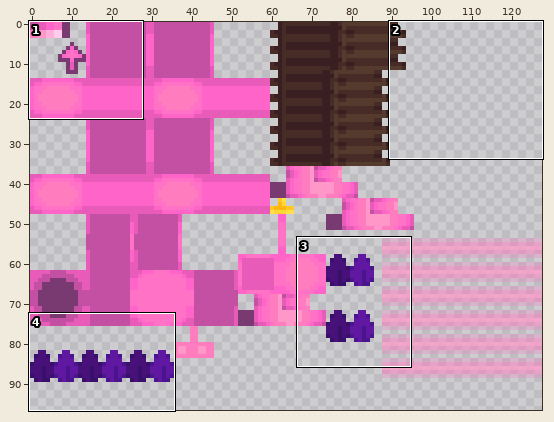
File history of a sprite sheet, src/main/resources/assets/awt/textures/exterior/onion/pink.png. Above, an overview of the earlier version with the close-up marked.
Close-up. Before the edit:
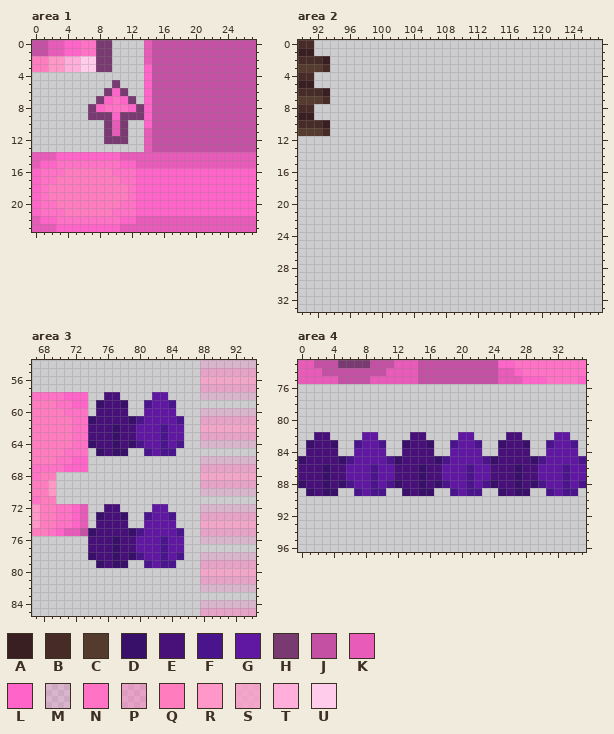
The file is 128x128 pixels. Shown: area 1: x 0..27, y 0..23; area 2: x 90..127, y 0..33; area 3: x 67..94, y 54..85; area 4: x 0..35, y 73..96. The wide view leaves out empty margins.
Palette (. is transparent): A #391f21  B #472b26  C #543b2e  D #380f69  E #48117a  F #4a148c  G #6017a2  H #793a71  J #c450a4  K #e95bb8  L #ff64c9  M #ff6dc23f  N #ff72c6  P #ff78bd7f  Q #ff7dbe  R #ff97c9  S #ff9ac8bf  T #ffafd9  U #ffccec
Pixels before, area 1, first column x 0:
 0 JJKKLLNNHH....KJJJJJJJJJJJJJ
 1 JJKKLLNNHH....KJJJJJJJJJJJJJ
 2 QQRRTTUUHH....KJJJJJJJJJJJJJ
 3 QQRRTTUUHH....LJJJJJJJJJJJJJ
 4 ..............LJJJJJJJJJJJJJ
 5 ..........H...LJJJJJJJJJJJJJ
 6 .........HLH..LJJJJJJJJJJJJJ
 7 ........HLNLH.LJJJJJJJJJJJJJ
 8 .......HLNNNLHLJJJJJJJJJJJJJ
 9 .......HHHLHHHLJJJJJJJJJJJJJ
10 .........HKH..LJJJJJJJJJJJJJ
11 .........HKH..KJJJJJJJJJJJJJ
12 .........HHH..KJJJJJJJJJJJJJ
13 ..............KJJJJJJJJJJJJJ
14 KKKLLLLLLLLKKKKKKKKKKKKKKKKK
15 KLLNNNNNNNNLLKKKKKKKKKKKKKKK
16 LNNNQQQQQQNNNLLLLLLLLLLLLLLL
17 LNNQQQQQQQQNNLLLLLLLLLLLLLLL
18 LNQQQQQQQQQQNLLLLLLLLLLLLLLL
19 LNQQQQQQQQQQNLLLLLLLLLLLLLLL
20 LNNQQQQQQQQNNLLLLLLLLLLLLLLL
21 LNNNQQQQQQNNNLLLLLLLLLLLLLLL
22 KLLNNNNNNNNLLKKKKKKKKKKKKKKK
23 KKKLLLLLLLLKKKKKKKKKKKKKKKKK
Pixels before, area 2, first column x 90:
 0 BB..
 1 AA..
 2 BBBA
 3 CCCB
 4 BB..
 5 AA..
 6 BBBA
 7 CCCB
 8 BB..
 9 AA..
10 BBBA
11 CCCB
Pixels before, area 3, first column x 67:
54 .....................MMMMMMM
55 .....................PPPPPPP
56 .....................SSSSSSS
57 .....................PPPPPPP
58 NNNNLLL..EE....GG....MMMMMMM
59 QQQNNLL.DEED..FGGF..........
60 QQQQNNN.EEEE..GGGG...MMMMMMM
61 QQQQQNNDEEEEDFGGGGF..PPPPPPP
62 QQQQQNNEEEDEEGGGFGG..SSSSSSS
63 QQQQQNNEEEDEEGGGFGG..PPPPPPP
64 QQQQQNNDEEDEDFGGFGF..MMMMMMM
65 QQQQNNN.DEDD..FGFF..........
66 QQQNNLL..............MMMMMMM
67 NNNNLLL..............PPPPPPP
68 NQQ..................SSSSSSS
69 QQR..................PPPPPPP
70 QQR..................MMMMMMM
71 NQQ.........................
72 RQQNNLK..EE....GG....MMMMMMM
73 RQQNNLK.DEED..FGGF...PPPPPPP
74 RQQNNLK.EEEE..GGGG...SSSSSSS
75 QQNLKKJDEEEEDFGGGGF..PPPPPPP
76 .......EEEDEEGGGFGG..MMMMMMM
77 .......EEEDEEGGGFGG.........
78 .......DEEDEDFGGFGF..MMMMMMM
79 ........DEDD..FGFF...PPPPPPP
80 .....................SSSSSSS
81 .....................PPPPPPP
82 .....................MMMMMMM
83 ............................
84 .....................MMMMMMM
85 .....................PPPPPPP
Pixels before, area 4, first column x 0:
73 KKJJJHHHHJJJKKKJJJJJJJJJJLLNNNNNNNNN
74 KKKJJJJJJJJKKKKJJJJJJJJJJKKLNNNNNNNN
75 KKKKKJJJJKKKKKKJJJJJJJJJJKKKLLLNNNNL
76 ....................................
77 ....................................
78 ....................................
79 ....................................
80 ....................................
81 ....................................
82 ..EE....GG....EE....GG....EE....GG..
83 .DEED..FGGF..DEED..FGGF..DEED..FGGF.
84 .EEEE..GGGG..EEEE..GGGG..EEEE..GGGG.
85 DEEEEDFGGGGFDEEEEDFGGGGFDEEEEDFGGGGF
86 EEEDEEGGGFGGEEEDEEGGGFGGEEEDEEGGGFGG
87 EEEDEEGGGFGGEEEDEEGGGFGGEEEDEEGGGFGG
88 DEEDEDFGGFGFDEEDEDFGGFGFDEEDEDFGGFGF
89 .DEDD..FGFF..DEDD..FGFF..DEDD..FGFF.
The result:
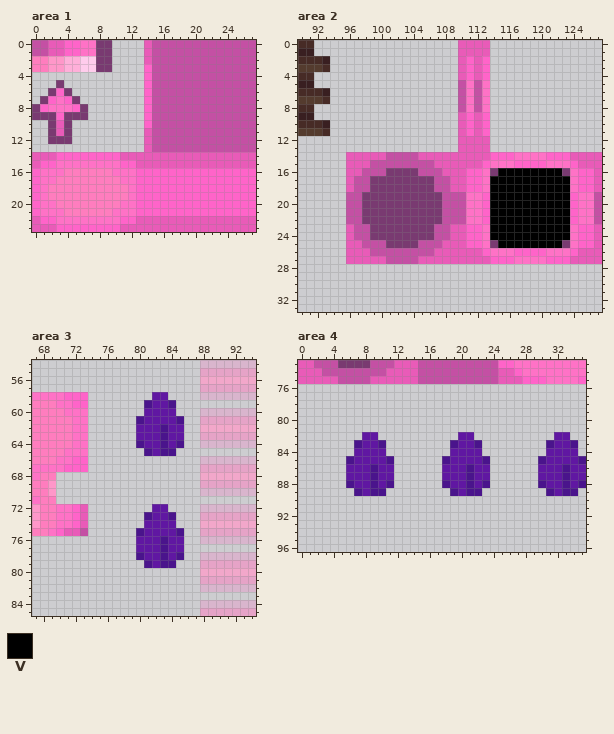
Colours new in this view: V #000000
The edit:
Changed rows in their new state; - is an unchanged pixel.
Area 1:
first column x 0:
 5 ---H------.---
 6 --HLH----...--
 7 -HLNLH--.....-
 8 HLNNNLH.......
 9 HHHLHHH.......
10 --HKH----...--
11 --HKH----...--
12 --HHH----...--
Area 2:
first column x 96:
 0 --------------KKKK--------------
 1 --------------KKKK--------------
 2 --------------KLKL--------------
 3 --------------KLKL--------------
 4 --------------KLKL--------------
 5 --------------JNJN--------------
 6 --------------JNJN--------------
 7 --------------JNJN--------------
 8 --------------JNJN--------------
 9 --------------KLKL--------------
10 --------------KLKL--------------
11 --------------KLKL--------------
12 --------------KKKK--------------
13 --------------KKKK--------------
14 KKKKKJJJJKKKKKKKKKLLLNNNNLLLKKKK
15 KKKJJJJJJJJKKKKKKLNNNLLLLNNNLKKK
16 KKJJJHHHHJJJKKKLLNHVVVVVVVVHNLLK
17 KJJHHHHHHHHJJKKLLNVVVVVVVVVVNLLK
18 KJJHHHHHHHHJJKKLLNVVVVVVVVVVNLLK
19 JJHHHHHHHHHHJJJNNLVVVVVVVVVVLNNJ
20 JJHHHHHHHHHHJJJNNLVVVVVVVVVVLNNJ
21 JJHHHHHHHHHHJJJNNLVVVVVVVVVVLNNJ
22 JJHHHHHHHHHHJJJNNLVVVVVVVVVVLNNJ
23 KJJHHHHHHHHJJKKLLNVVVVVVVVVVNLLK
24 KJJHHHHHHHHJJKKLLNVVVVVVVVVVNLLK
25 KKJJJHHHHJJJKKKLLNHVVVVVVVVHNLLK
26 KKKJJJJJJJJKKKKKKLNNNLLLLNNNLKKK
27 KKKKKJJJJKKKKKKKKKLLLNNNNLLLKKKK
Area 3:
first column x 74:
58 --..--
59 -....-
60 -....-
61 ......
62 ......
63 ......
64 ......
65 -....-
first column x 74:
72 --..--
73 -....-
74 -....-
75 ......
76 ......
77 ......
78 ......
79 -....-
Area 4:
first column x 0:
82 --..----------..----------..--
83 -....--------....--------....-
84 -....--------....--------....-
85 ......------......------......
86 ......------......------......
87 ......------......------......
88 ......------......------......
89 -....--------....--------....-
Boxes around the changes in both close-ups, in picture pixels (x1, y1, x2, y2):
changed: (32, 80, 144, 144)
added: (346, 40, 602, 264)
erased: (88, 392, 136, 456)
erased: (88, 504, 136, 568)
erased: (298, 432, 346, 496)
erased: (394, 432, 442, 496)
erased: (490, 432, 538, 496)
